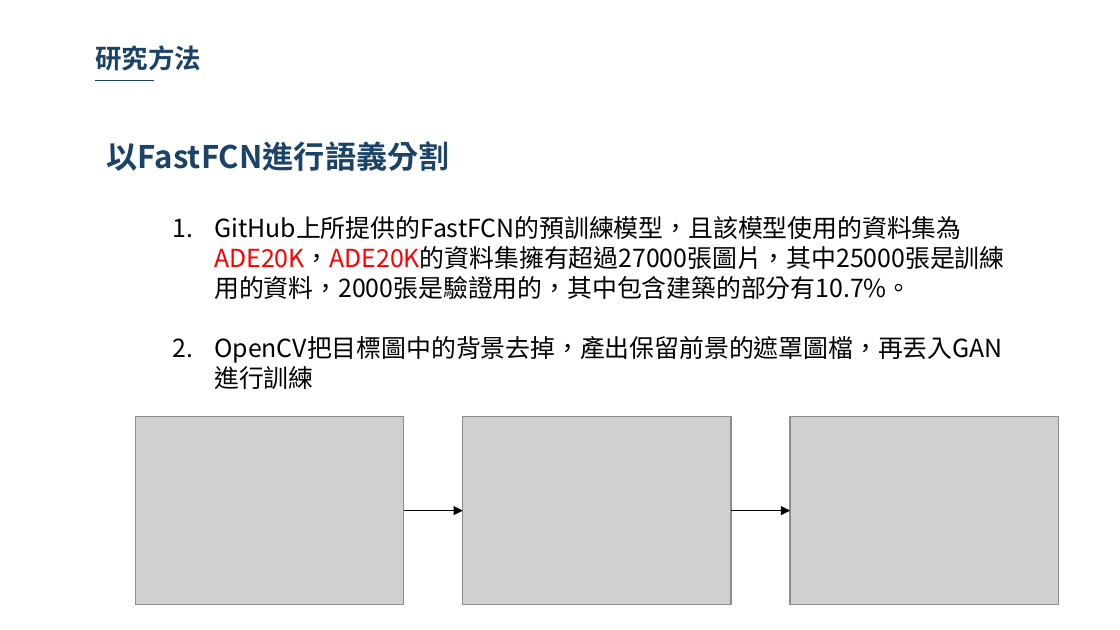
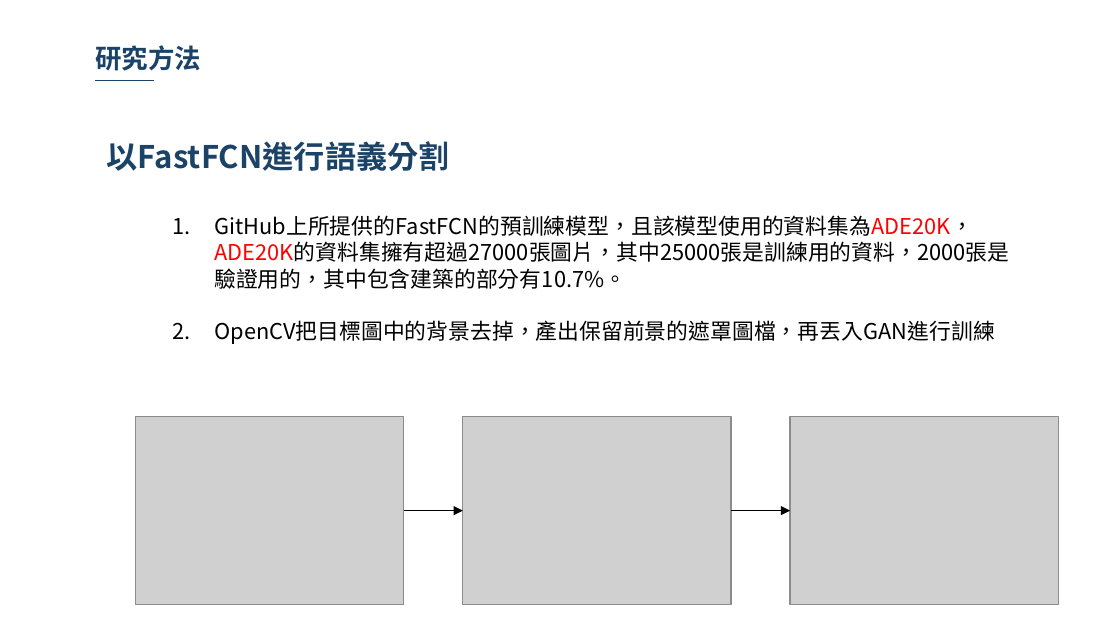
Before and after one commit to 10994015/paper, a slide deck: slide 37 of 論文/論文初審.pptx. Drawn at 1120x630 pixels with LibreOffice and Linux fonts; fonts in the diff are those of the drawing; grey boxes stand for pictures; background and template pictures are left out. Boxes give left, top, right and bottom in pixels: in the first picture for what was removed or moved away, otherwise in the second. Text is boxed around its words. In the diff, an @@ line names an element or a change of style, - is before the commit and + after.

```diff
--- a/論文/論文初審.pptx
+++ b/論文/論文初審.pptx
@@ text "GitHub上所提供的FastFCN的預訓練模型，且該模型使用的資料集為ADE20K，ADE20K的資料集擁有超過270 ..." at box(214, 215, 1009, 344): size 16 to 14 pt @@
```
Also in this commit, not shown: 17 other slides changed.
